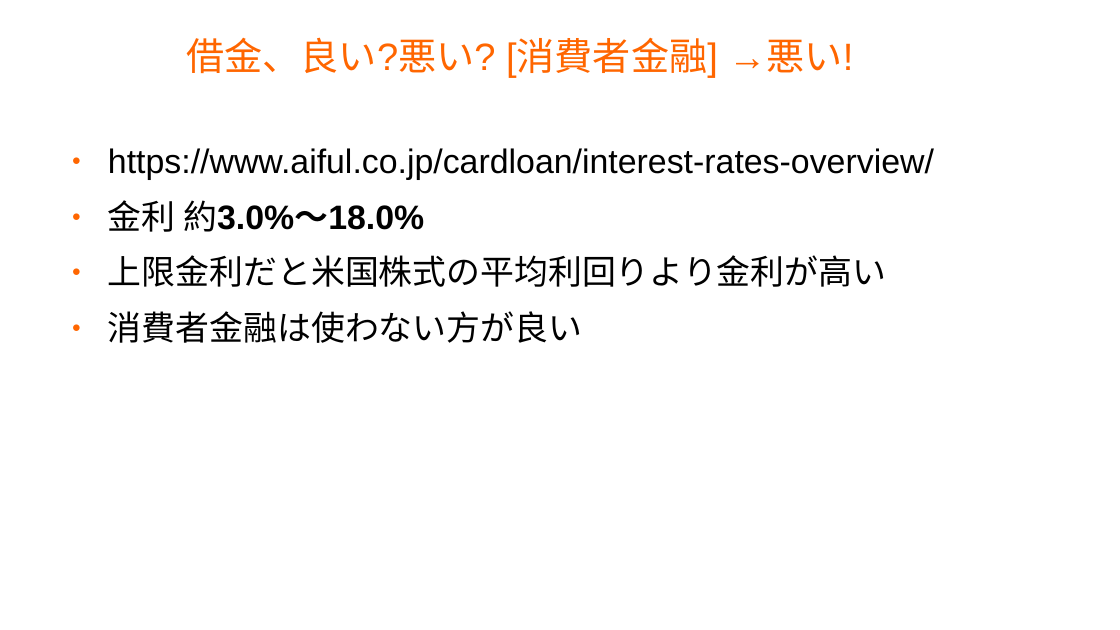
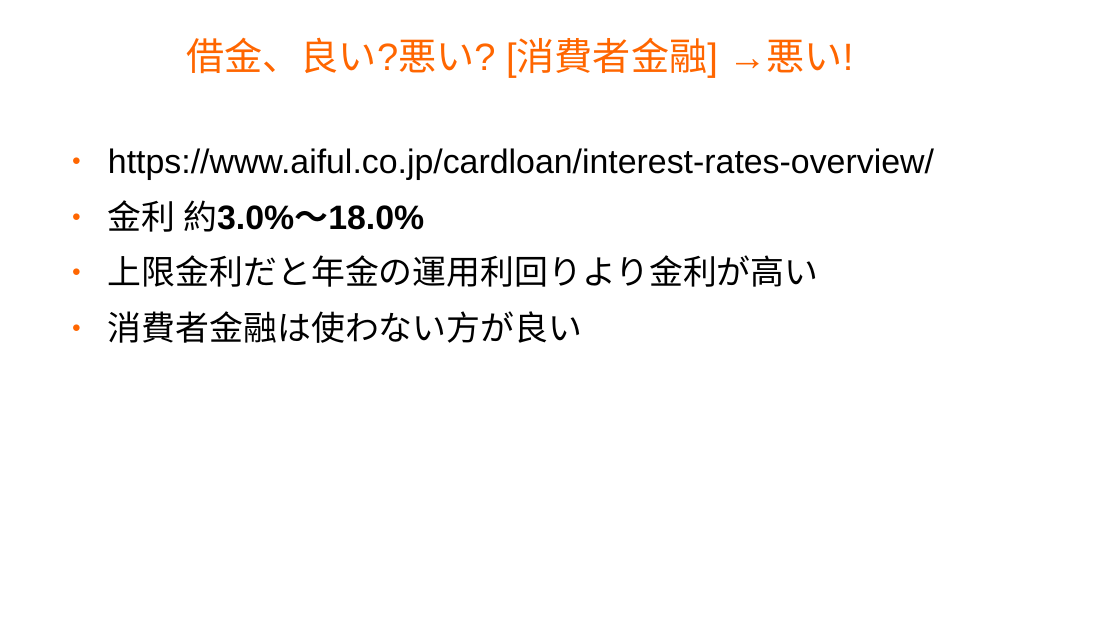
Before and after one commit to master-q/masterq-docs, a slide deck: slide 19 of presentations/20231126-invest_report/20231126-invest_report.odp. Drawn at 1120x630 pixels with LibreOffice and Linux fonts; fonts in the diff are those of the drawing; background and template pictures are left out. Boxes give left, top, right and bottom in pixels: in the first picture for what was removed or moved away, otherwise in the second. Text is boxed around its words. In the diff, an @@ line names an element or a change of style, - is before the commit and + after.

```diff
--- a/presentations/20231126-invest_report/20231126-invest_report.odp
+++ b/presentations/20231126-invest_report/20231126-invest_report.odp
@@ text at (108,255,819,287): text changed @@
-● 上限金利だと米国株式の平均利回りより金利が高い
+● 上限金利だと年金の運用利回りより金利が高い
```
Also in this commit, not shown: 16 other slides changed, 13 slides added, 3 slides removed.
